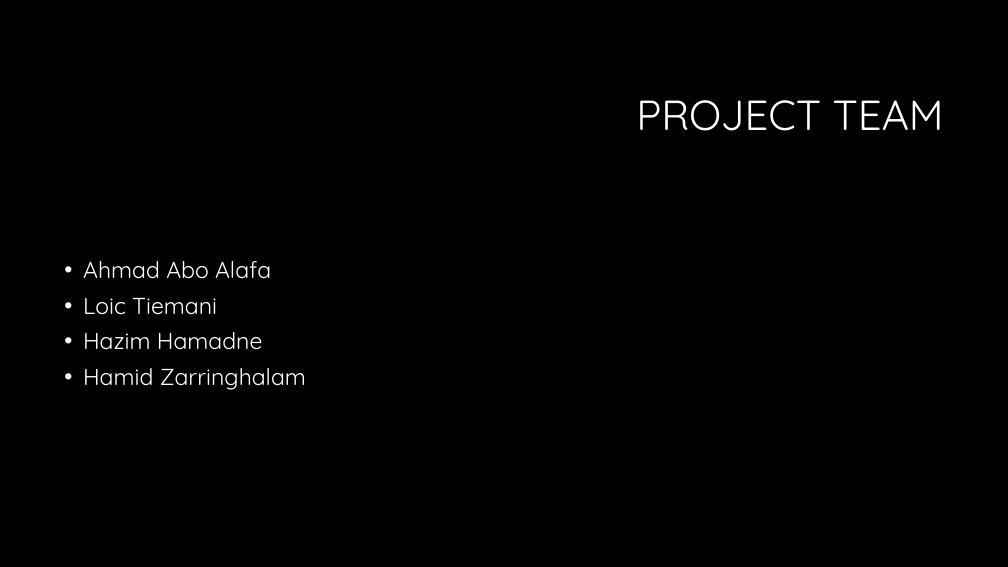
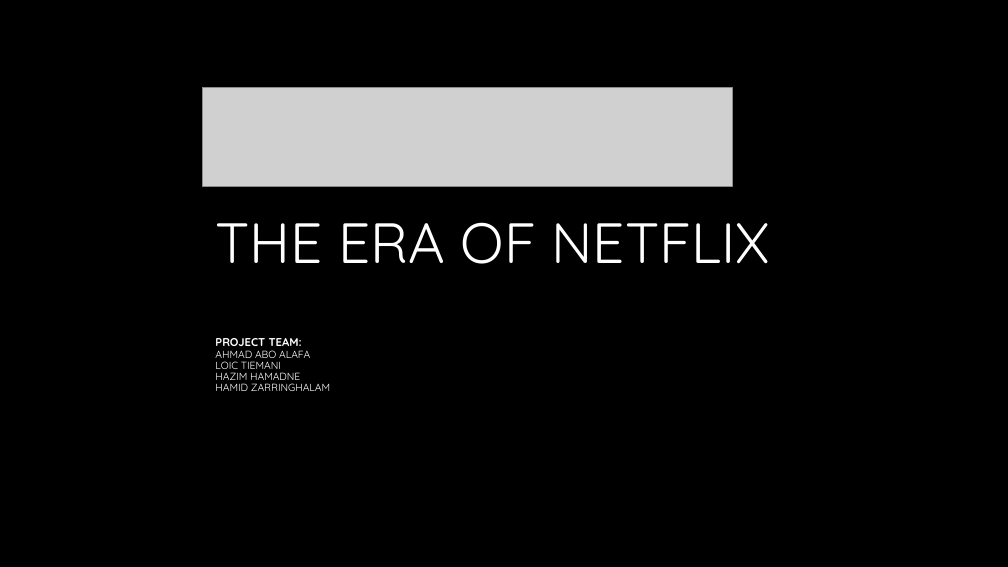
Before and after one commit to ahmadfarouk/Project-Netflix, a slide deck: slide 1 of netflix/The era of Netflix.pptx (slide 2 before the commit). Drawn at 1008x567 pixels with LibreOffice and Linux fonts; fonts in the diff are those of the drawing; grey boxes stand for pictures; background and template pictures are left out. Boxes give left, top, right and bottom in pixels: in the first picture for what was removed or moved away, otherwise in the second. Text is boxed around its words. In the diff, an @@ line names an element or a change of style, - is before the commit and + after.

Commit message:
Project

```diff
--- a/netflix/The era of Netflix.pptx
+++ b/netflix/The era of Netflix.pptx
@@ title "THE ERA OF NETFLIX PROJECT ..." at <box>215,222,771,391</box>: vertical alignment top to bottom @@
@@ picture added at <box>203,88,733,186</box> @@
@@ title removed at <box>636,100,944,131</box> @@
-PROJECT TEAM
@@ title at <box>215,222,771,391</box>: text changed; size 22 to 9.9 pt @@
-• Ahmad Abo Alafa
-• Loic Tiemani
-• Hazim Hamadne
-• Hamid Zarringhalam
+• THE ERA OF NETFLIX
+  PROJECT TEAM:
+  AHMAD ABO ALAFA
+  LOIC TIEMANI
+  HAZIM HAMADNE
+  HAMID ZARRINGHALAM
```
Also in this commit, not shown: 2 other slides changed, 7 slides added, 6 slides removed, 1 other file.
